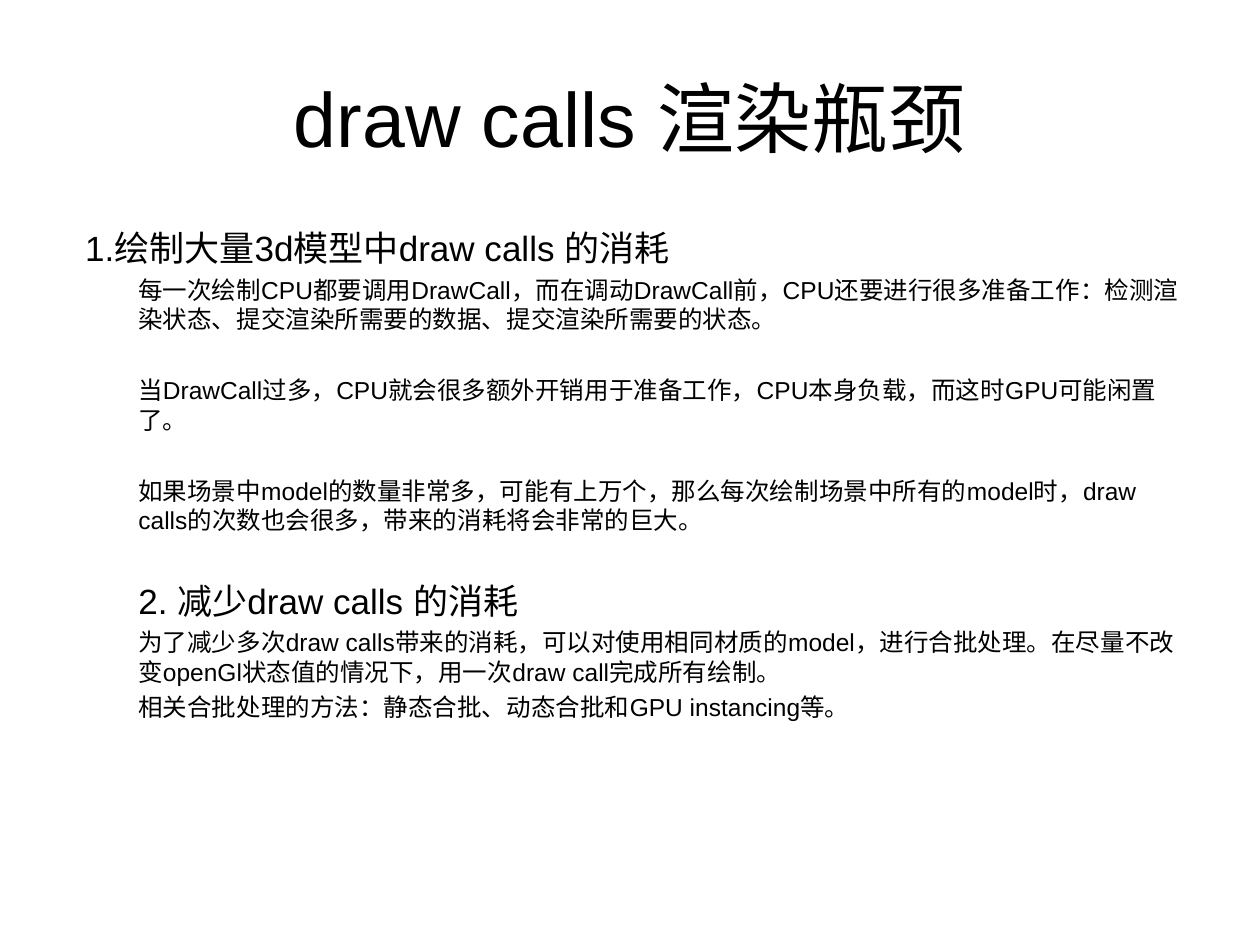
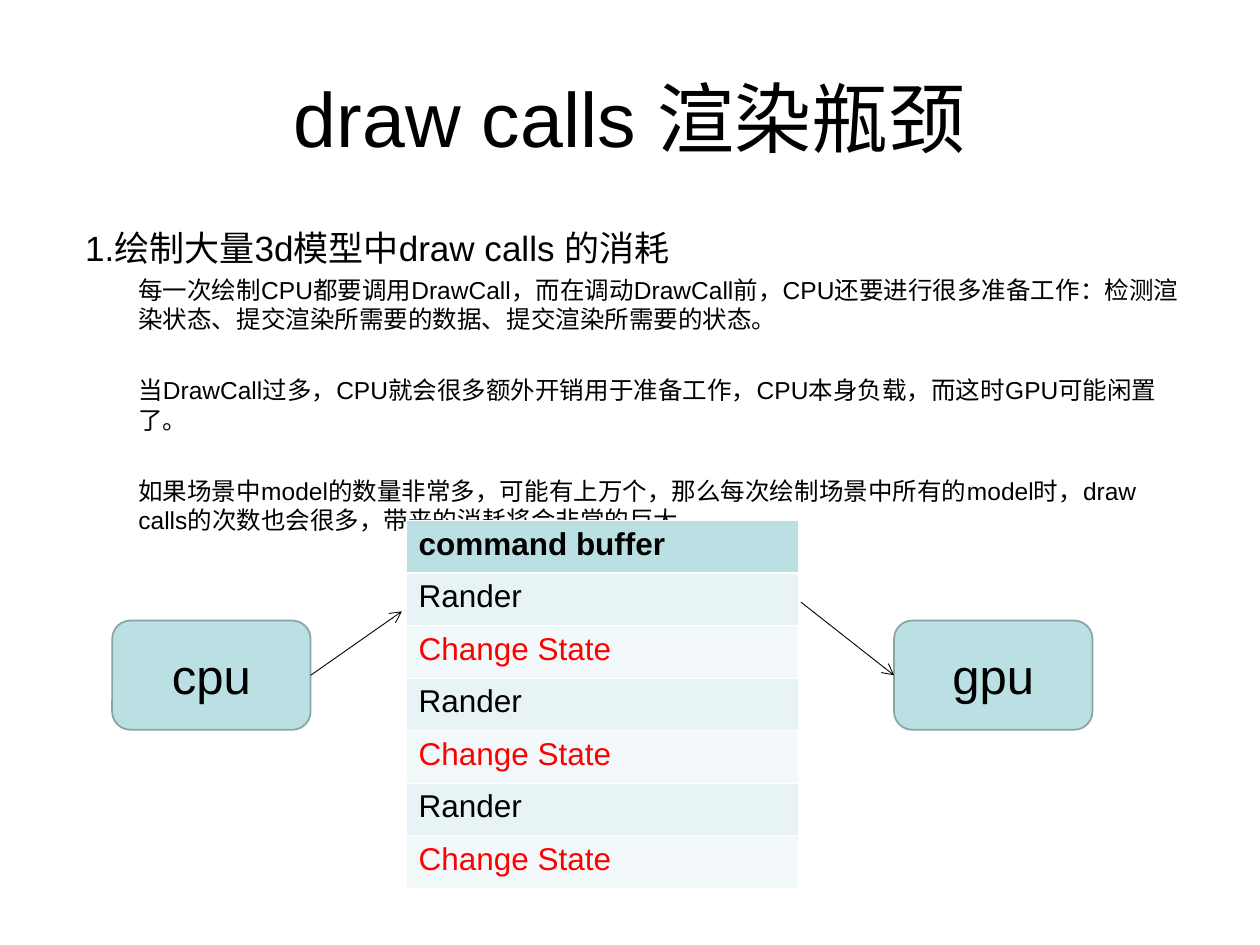
Before and after one commit to lhswei/learnopengl, a slide deck: slide 3 of sample/instancing/3D渲染instancing.ppt. Drawn at 1260x945 pixels with LibreOffice and Linux fonts; fonts in the diff are those of the drawing. Boxes give left, top, right and bottom in pixels: in the first picture for what was removed or moved away, otherwise in the second. Text is boxed around its words. In the diff, an @@ line names an element or a change of style, - is before the commit and + after.

Commit message:
md

```diff
--- a/sample/instancing/3D渲染instancing.ppt
+++ b/sample/instancing/3D渲染instancing.ppt
@@ table added at [406, 520, 798, 888], 7 rows, 1 columns @@
+command buffer
+Rander
+Change State
+Rander
+Change State
+Rander
+Change State
@@ text at [138, 584, 1174, 721]: paragraphs removed @@
-2. 减少draw calls 的消耗
-  为了减少多次draw calls带来的消耗，可以对使用相同材质的model，进行合批处理。在尽量不改变openGl状态值的情况下，用一次draw call完成所有绘制。
-  相关合批处理的方法：静态合批、动态合批和GPU instancing等。
@@ rounded rectangle added at [112, 621, 310, 731], fill #BBE0E3, outline #89A4A7 0.99 pt, 28 pt, text #000000 @@
+cpu
@@ arrow added from (310, 675) to (402, 611), #000000 0.51 pt @@
@@ arrow added from (801, 602) to (895, 675), #000000 0.51 pt @@
@@ rounded rectangle added at [895, 621, 1092, 731], fill #BBE0E3, outline #89A4A7 0.99 pt, 28 pt, text #000000 @@
+gpu
```
Also in this commit, not shown: 3 other slides changed, 8 slides added.
